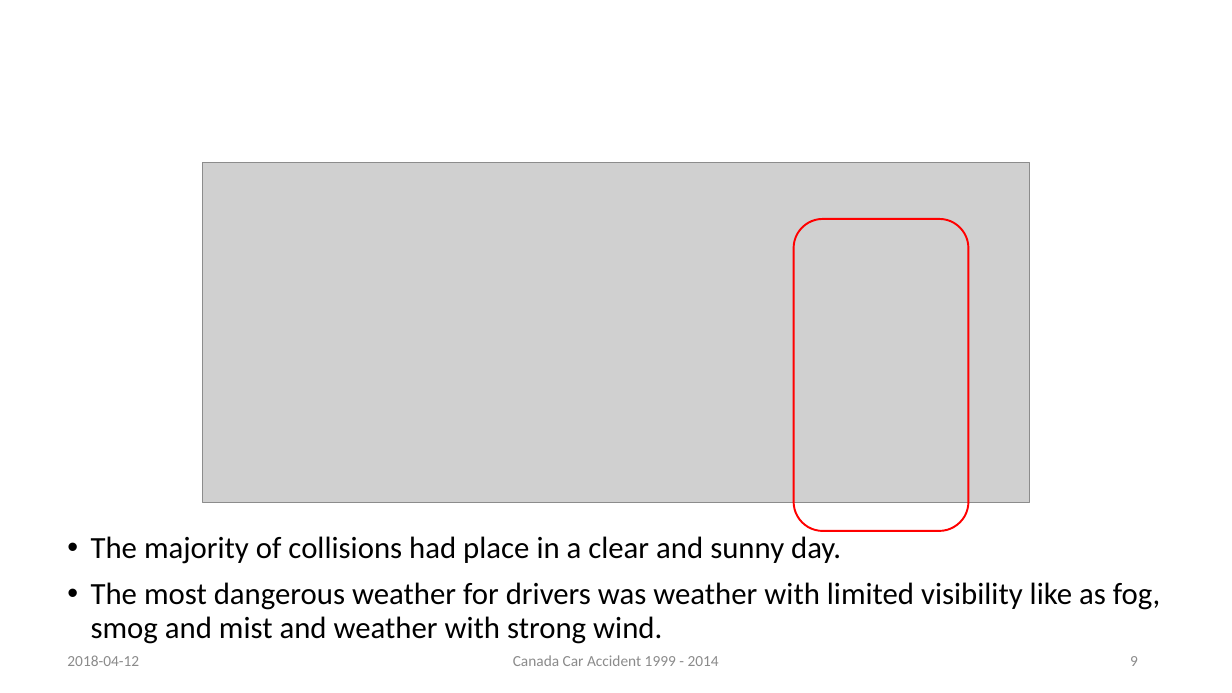
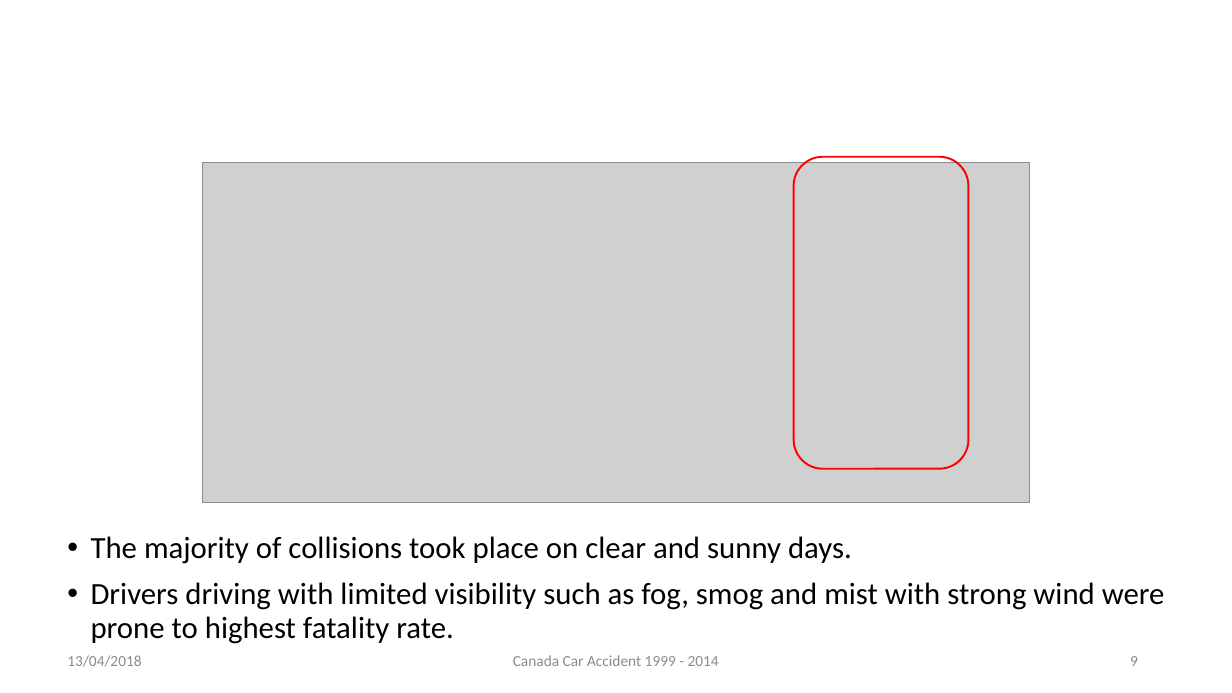
Before and after one commit to rynho/3250-G3, a slide deck: slide 9 of Deliverable/Presentation (submit).pptx. Drawn at 1232x693 pixels with LibreOffice and Linux fonts; fonts in the diff are those of the drawing; grey boxes stand for pictures; background and template pictures are left out. Boxes give left, top, right and bottom in pixels: in the first picture for what was removed or moved away, otherwise in the second. Text is boxed around its words. In the diff, an @@ line names an element or a change of style, - is before the commit and + after.

```diff
--- a/Deliverable/Presentation (submit).pptx
+++ b/Deliverable/Presentation (submit).pptx
@@ rounded rectangle: place and size @@
-rounded rectangle at (794, 219, 969, 531)
+rounded rectangle at (794, 157, 969, 470)
@@ text at (91, 536, 1165, 644): text changed @@
-• The majority of collisions had place in a clear and sunny day.
-• The most dangerous weather for drivers was weather with limited visibility like as fog, smog and mist and weather with strong wind.
+• The majority of collisions took place on clear and sunny days.
+• Drivers driving with limited visibility such as fog, smog and mist with strong wind were prone to highest fatality rate.
@@ text at (67, 655, 141, 667): text changed @@
-2018-04-12
+13/04/2018
```
Also in this commit, not shown: 19 other slides changed.
